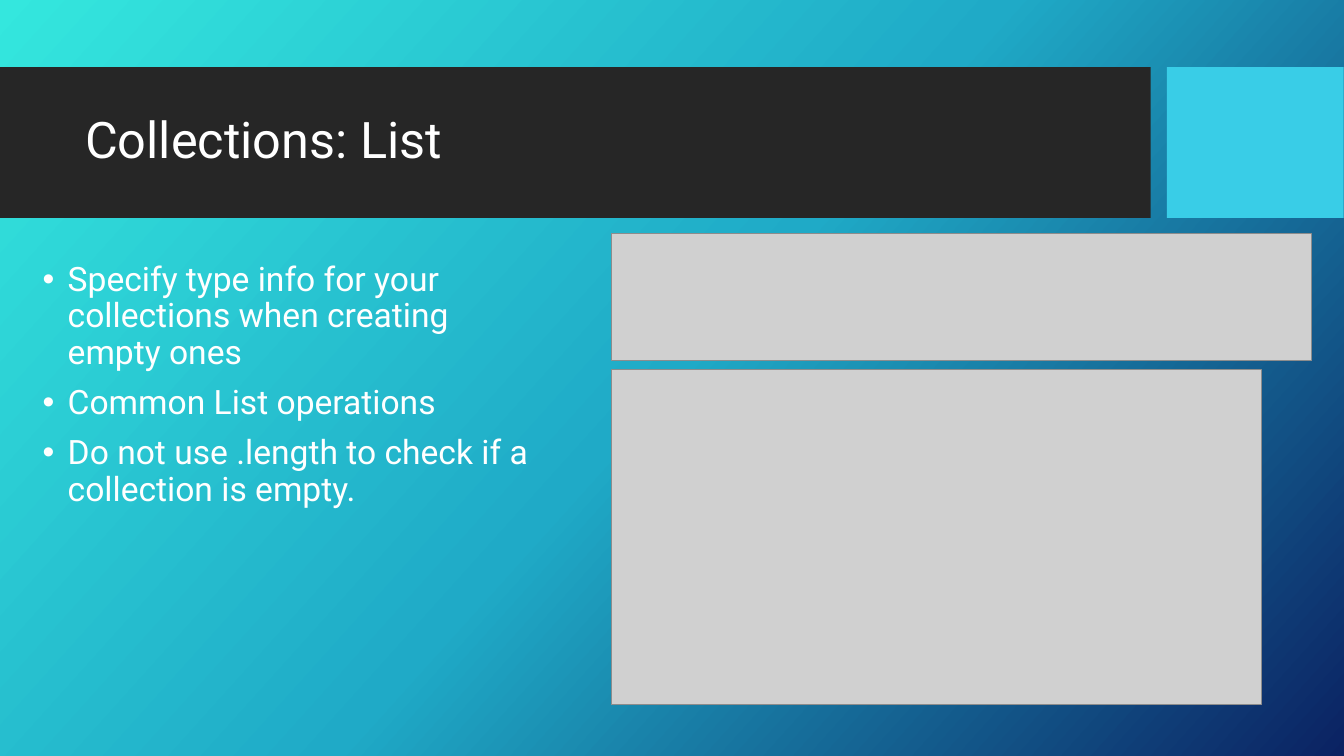
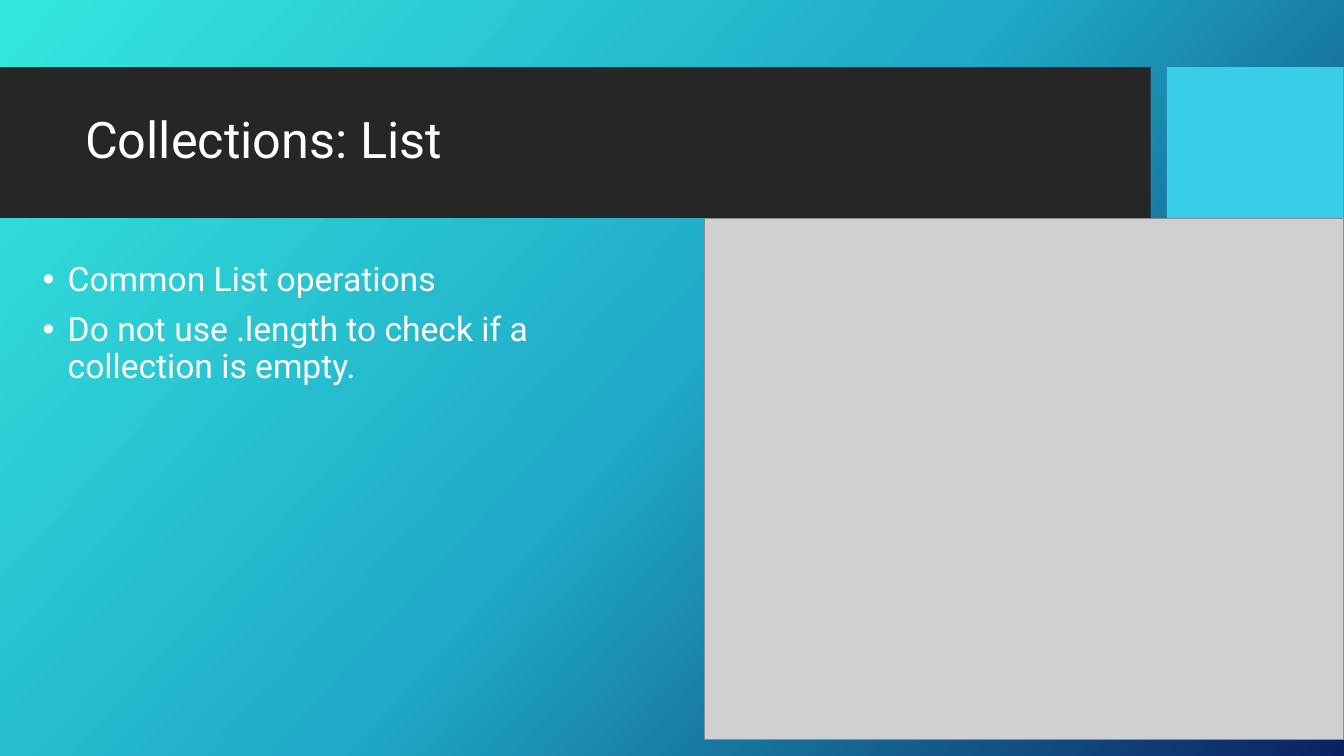
Before and after one commit to GDSC-ADEK/dart-flutter-course, a slide deck: slide 18 of week2/week2_slideshow.pptx (slide 17 before the commit). Drawn at 1344x756 pixels with LibreOffice and Linux fonts; fonts in the diff are those of the drawing; grey boxes stand for pictures; background and template pictures are left out. Boxes give left, top, right and bottom in pixels: in the first picture for what was removed or moved away, otherwise in the second. Text is boxed around its words. In the diff, an @@ line names an element or a change of style, - is before the commit and + after.

```diff
--- a/week2/week2_slideshow.pptx
+++ b/week2/week2_slideshow.pptx
@@ picture removed at (x1=611, y1=234, x2=1312, y2=361) @@
@@ picture resized from (x1=611, y1=370, x2=1261, y2=705) to (x1=705, y1=218, x2=1344, y2=739) @@
@@ text at (x1=68, y1=265, x2=448, y2=371): paragraph removed @@
-• Specify type info for your collections when creating empty ones
```
Also in this commit, not shown: 2 other slides changed, 1 slide added, 6 other files.
